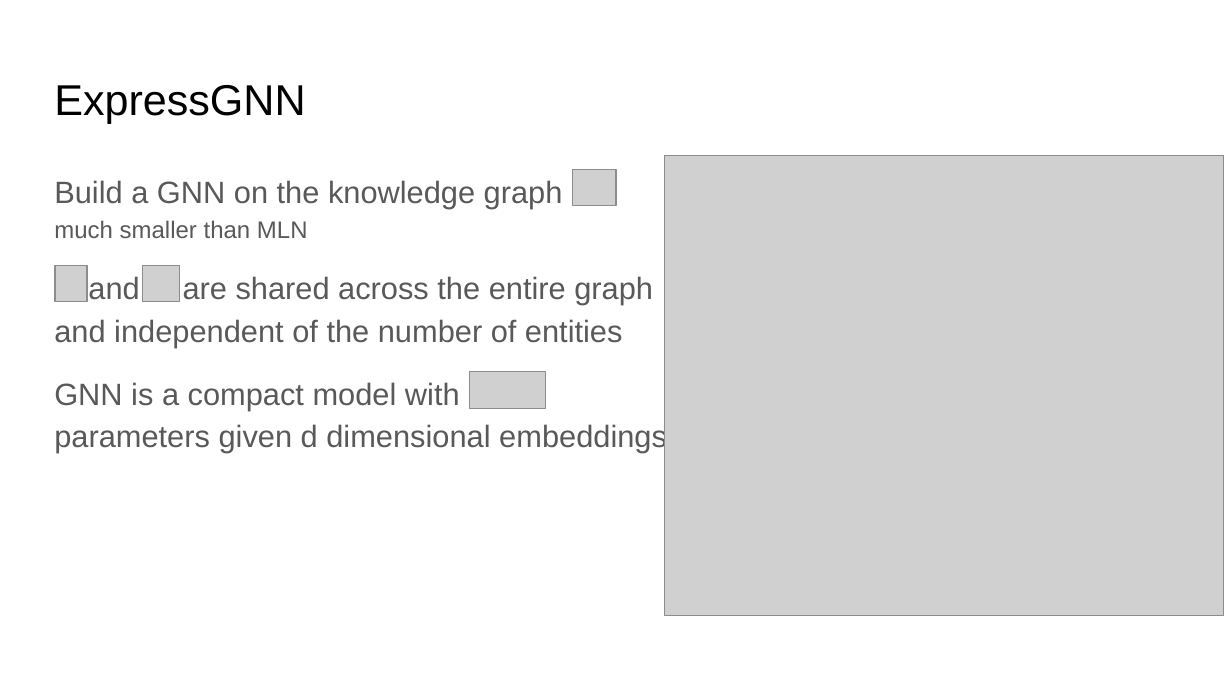
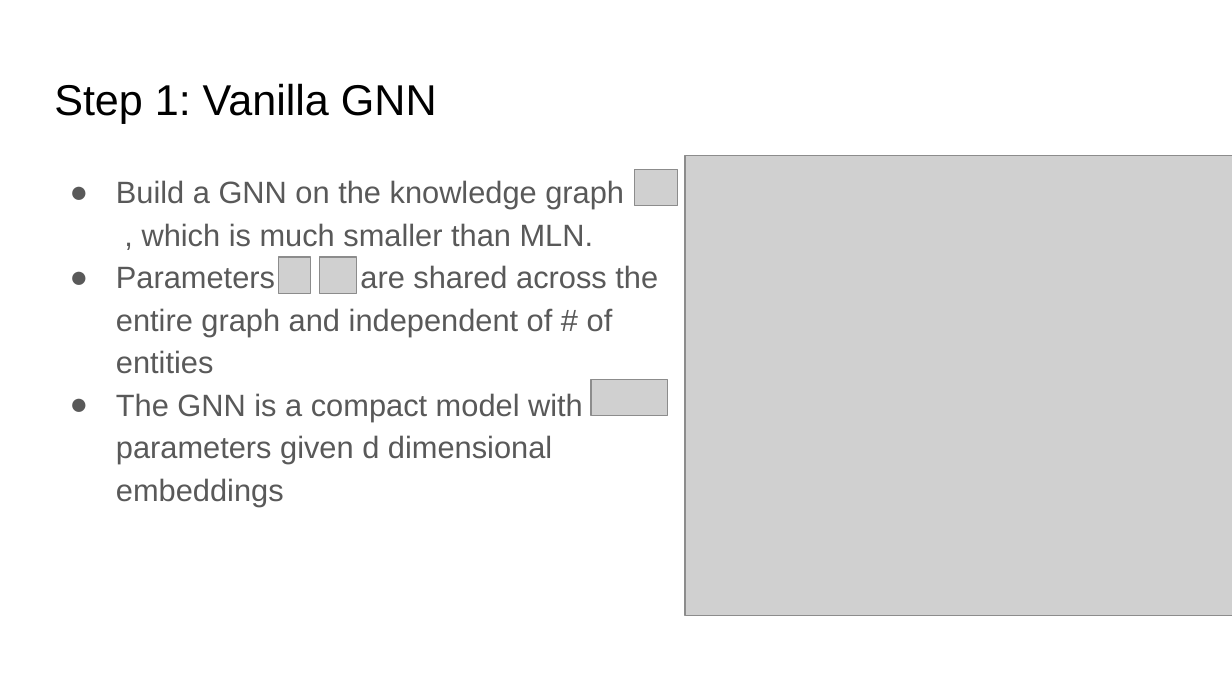
Before and after one commit to yichousun/Winter2021_CS249_GNN, a slide deck: slide 24 of Paper_Presentation/Knowledge_Graph/Efficient_Probabilistic_Logic_Reasoning_with_Graph_Neural_Networks/presentation/cs249 presentation.pptx (slide 20 before the commit). Drawn at 1232x693 pixels with LibreOffice and Linux fonts; fonts in the diff are those of the drawing; grey boxes stand for pictures. Boxes give left, top, right and bottom in pixels: in the first picture for what was removed or moved away, otherwise in the second. Text is boxed around its words. In the diff, an @@ line names an element or a change of style, - is before the commit and + after.

```diff
--- a/Paper_Presentation/Knowledge_Graph/Efficient_Probabilistic_Logic_Reasoning_with_Graph_Neural_Networks/presentation/cs249 presentation.pptx
+++ b/Paper_Presentation/Knowledge_Graph/Efficient_Probabilistic_Logic_Reasoning_with_Graph_Neural_Networks/presentation/cs249 presentation.pptx
@@ title at [54, 83, 437, 123]: text changed @@
-ExpressGNN
+Step 1: Vanilla GNN
@@ picture: place and size @@
-picture at [573, 170, 616, 207]
+picture at [634, 170, 678, 207]
@@ picture: place and size @@
-picture at [664, 155, 1223, 616]
+picture at [685, 155, 1232, 616]
@@ text at [116, 180, 658, 506]: text changed @@
-Build a GNN on the knowledge graph much smaller than MLN
-and are shared across the entire graph and independent of the number of entities
-GNN is a compact model with parameters given d dimensional embeddings
+● Build a GNN on the knowledge graph , which is much smaller than MLN.
+● Parameters are shared across the entire graph and independent of # of entities
+● The GNN is a compact model with parameters given d dimensional embeddings
@@ picture: place and size @@
-picture at [55, 265, 87, 302]
+picture at [278, 257, 310, 294]
@@ picture: place and size @@
-picture at [143, 265, 180, 302]
+picture at [319, 257, 356, 294]
@@ picture: place and size @@
-picture at [469, 372, 546, 409]
+picture at [591, 379, 668, 416]
```
Also in this commit, not shown: 17 other slides changed, 11 slides added, 4 slides removed, 1 other file.
